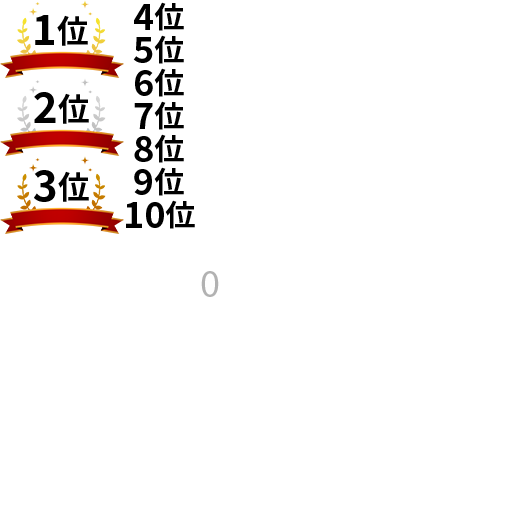
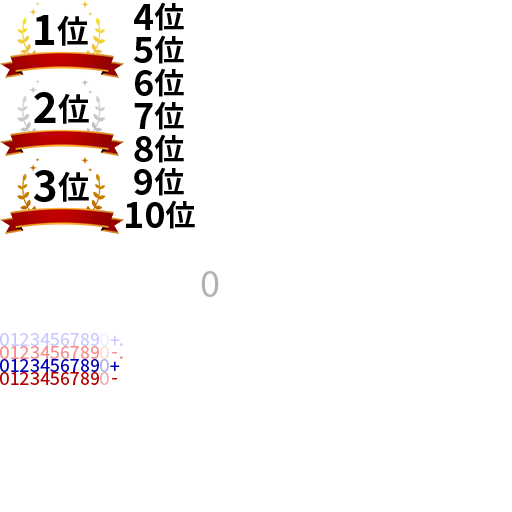
Before/after of a 512 x 512 layered artwork. What changed in the layer stack:
added group "dark 18pt" with 52 layers in group "num" over [0, 359, 120, 385]
added group "18pt - のコピー" with 25 layers in group "dark 18pt" over [0, 372, 117, 385]
added layer "0" (4th of 11, in "num" › "dark 18pt" › "18pt - のコピー") (30%) in group "18pt - のコピー" over [100, 372, 109, 385]
added layer "0" (5th of 11, in "num" › "dark 18pt" › "18pt - のコピー") in group "18pt - のコピー" over [0, 372, 9, 385]
added layer "7" (3rd of 6, in "num" › "dark 18pt" › "18pt - のコピー") in group "18pt - のコピー" over [70, 372, 79, 385]
added layer "5" (3rd of 6, in "num" › "dark 18pt" › "18pt - のコピー") in group "18pt - のコピー" over [50, 372, 59, 385]
added layer "2" (3rd of 6, in "num" › "dark 18pt" › "18pt - のコピー") in group "18pt - のコピー" over [20, 372, 29, 385]
added layer "3" (3rd of 6, in "num" › "dark 18pt" › "18pt - のコピー") in group "18pt - のコピー" over [30, 372, 39, 385]
added layer "4" (3rd of 6, in "num" › "dark 18pt" › "18pt - のコピー") in group "18pt - のコピー" over [40, 372, 50, 385]
added group "18pt + のコピー" with 25 layers in group "dark 18pt" over [0, 359, 120, 372]
added layer "0" (6th of 11, in "num" › "dark 18pt" › "18pt + のコピー") (30%) in group "18pt + のコピー" over [100, 359, 109, 372]
added layer "0" (7th of 11, in "num" › "dark 18pt" › "18pt + のコピー") in group "18pt + のコピー" over [0, 359, 9, 372]
added layer "4" (4th of 6, in "num" › "dark 18pt" › "18pt + のコピー") in group "18pt + のコピー" over [40, 359, 50, 372]
added group "light 18pt" with 54 layers in group "num" over [0, 333, 123, 359]
added group "18pt -" with 26 layers in group "light 18pt" over [0, 346, 123, 359]
added layer "4" (5th of 6, in "num" › "light 18pt" › "18pt -") in group "18pt -" over [40, 346, 50, 359]
added group "18pt +" with 26 layers in group "light 18pt" over [0, 333, 123, 346]
added layer "4" (6th of 6, in "num" › "light 18pt" › "18pt +") in group "18pt +" over [40, 333, 50, 346]
…and 34 more changes (34 added)
